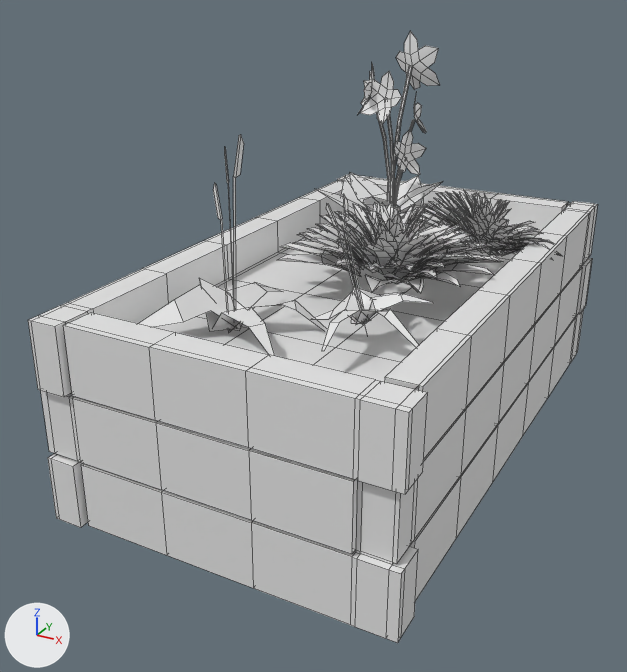
Renders of the FBX model Game Parade Fall 2021/Assets/Models/Enviroment/planter.fbx from each side of a commit.
Both versions are drawn from a camera (50 mm lens) standing at (-1.63, -7.81, 3.81) and looking at (-5.61, -0.58, 0.2). The axes (+X, +Y, +Z) are drawn at lower left. The lights are the same throughout. Mesh edges are drawn as thin lines. Where no turn or scale is listed for an object, it has been applied to the vertices.

The scene before the commit, as lines of its bpy script (objects in view):
```python
me_plane_008 = bpy.data.meshes.new('Plane.008')
me_plane_008.from_pydata(...)  # 3286 vertices, 2020 faces; spans x -1.16..2.31, y -1.78..4.32, z -0.93..3.09
me_plane_008.materials.append(mat_material)  # white #e7e7e7
ob_plane_010 = bpy.data.objects.new('Plane.010', me_plane_008)
ob_plane_010.location = (-5.86, -1.27, -0.07)
```
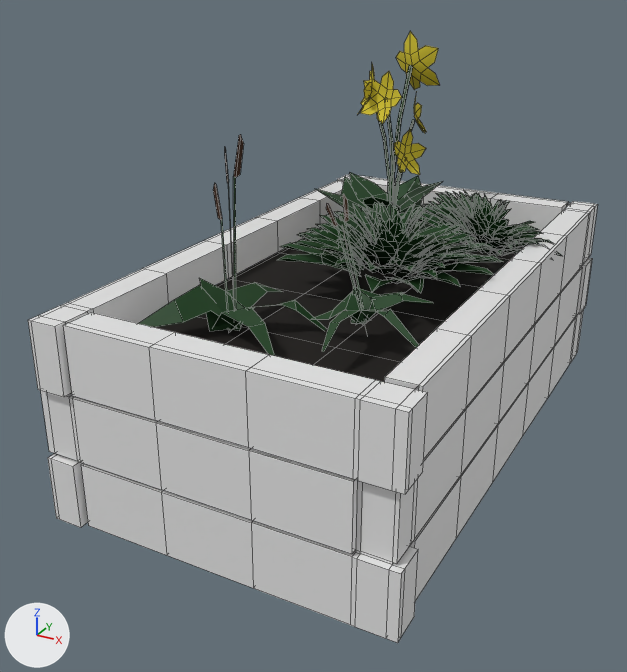
The newer file is also rescaled (x3.048), turned or shifted as a whole; pictures and numbers use the older file's frame.

The change, as a list of edits to the scene's bpy script:
```text
Add mat_material_025:
    mat_material_025 = principled_material('Material.025')
    mat_material_025.base_color = (0.644, 0.534, 0.0248)  # yellow #d2c12c
    mat_material_025.roughness = 0.891
Add mat_material_007:
    mat_material_007 = principled_material('Material.007')
    mat_material_007.base_color = (0.00296, 0.0456, 0.00465)  # dark green #0a3c0f
    mat_material_007.roughness = 0.618
Add mat_material_026:
    mat_material_026 = principled_material('Material.026')
    mat_material_026.base_color = (0.042, 0.0151, 0.00402)  # brown #3a210d
    mat_material_026.roughness = 0.891
Add mat_material_024:
    mat_material_024 = principled_material('Material.024')
    mat_material_024.base_color = (0.0055, 0.00344, 0.00181)  # black #110b06
    mat_material_024.roughness = 1.0
Change me_plane_008:
    where me_plane_008.from_pydata(...)  # 3286 vertices, 2020 faces; spans x -1.16..2.31, y -1.78..4.32, z -0.93..3.09
    used by ob_plane_010; location = (-5.86, -1.27, -0.07)
    me_plane_008 part 1: 1375 of the faces centred in x -0.57..2.11, y -0.88..3.41, z 0.64..2.71 switch from mat_material (white #e7e7e7) to mat_material_007 (dark green #0a3c0f)
    me_plane_008 part 2: 33 of the faces centred in x -0.96..1.93, y 0.23..4.06, z 0.7..1.09 switch from mat_material (white #e7e7e7) to mat_material_024 (black #110b06)
    me_plane_008 part 3: 12 of the faces centred in x -0.81..2.08, y -1.53..-0.81, z 0.7 switch from mat_material (white #e7e7e7) to mat_material_024 (black #110b06)
    me_plane_008 part 4: 75 of the faces centred in x -0.28..0.44, y 2.58..3.31, z 1.61..2.95 switch from mat_material (white #e7e7e7) to mat_material_025 (yellow #d2c12c)
    me_plane_008 part 5: all 12 faces centred in x -0.12..1.08, y -0.53..-0.16, z 1.67..2.31 switch from mat_material (white #e7e7e7) to mat_material_026 (brown #3a210d)
```

Boxes (x1, y1, x2, y2) around the edits, measured in the pictures (627 x 672 px):
part 1 of me_plane_008, recoloured: (138, 65, 562, 356) in both
part 2 of me_plane_008, recoloured (white to black): (197, 225, 535, 362) in both
part 3 of me_plane_008, recoloured (white to black): (155, 317, 400, 382) in both
part 4 of me_plane_008, recoloured (white to yellow): (359, 31, 440, 175) in both
part 5 of me_plane_008, recoloured: (213, 134, 349, 246) in both
